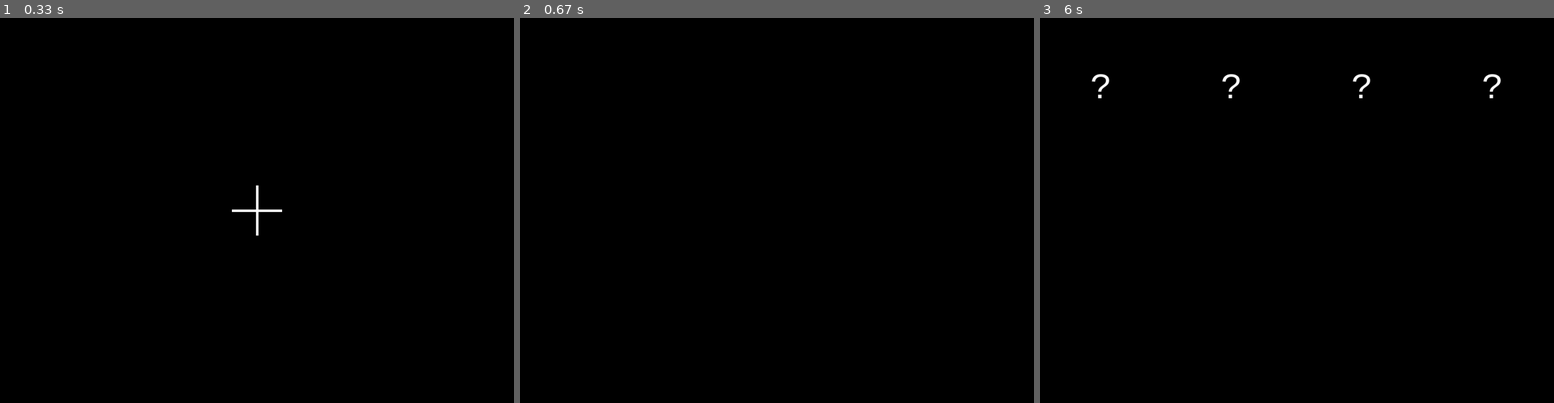
Above: before the commit, frames 1-3 (left to right).
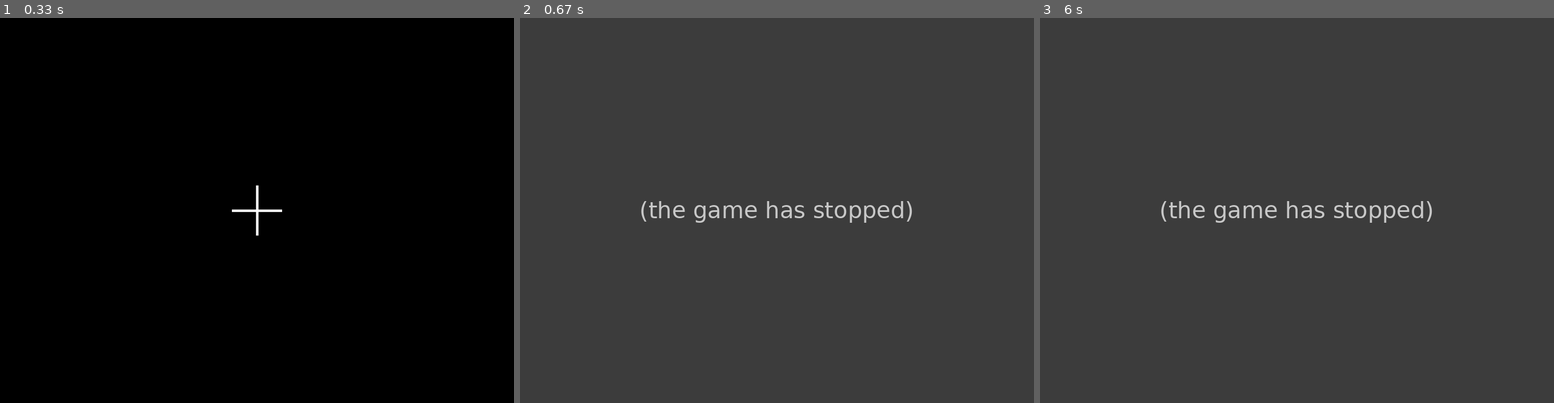
Above: after the commit, the same moments.

Repository: CognitiveComputingResearchGroup/sperling-exp
Game: pygame game, started from run.py
Two runs of this game, one before a commit and one after it. Both use one fixed random seed, a clock stepped at 60 frames per second and the inputs below.
Inputs:
- Up to frame 1 (0.33 s): no input
- Up to frame 2 (0.67 s): tap Esc at 0.33 s
- Up to frame 3 (6 s): hold Enter from 5.77 s (still down); hold Left from 5.77 s (still down)

Frame 1 is identical in both runs. In frame 2, 100% of the frame differs, in the area x 0-100%, y 0-100%; in frame 3, 100%.
After the commit the program exited at 0.35 s; later frames show no game.

Commit message:
Correct experimentation termination on QUIT/ESCAPE. Correct experiment1 duration overrides.

Diff:
--- a/experiments/__init__.py
+++ b/experiments/__init__.py
@@ -40,7 +40,7 @@
 
                 # Global termination events
                 if view.is_terminal_event(event):
-                    return elapsed_time
+                    raise InterruptedError('User terminated experiment')
 
                 # Item specific event processing
                 terminal_event = item.process_event(event)
--- a/experiments/experiment1/__init__.py
+++ b/experiments/experiment1/__init__.py
@@ -46,7 +46,8 @@
 
         self._trial_items[FIXATION] = experiments.TrialItem(
             renderer=experiments.view.SpriteRenderer(screen, crosshairs),
-            event_processor=experiments.view.WaitUntilKeyHandler(pygame.K_RETURN))
+            event_processor=experiments.view.WaitUntilKeyHandler(pygame.K_RETURN),
+            duration=self.durations[FIXATION])
 
         # 2 - pre-stimulus mask
         self._trial_items[POST_FIXATION_MASK] = experiments.TrialItem(
@@ -69,7 +70,7 @@
         # TODO:
 
         # 6 = response grid (advance on ENTER)
-        response_grid = [['?'] * 4, ]
+        response_grid = [['?'] * len(stimulus_grid[0]), ]
         response_renderer = experiments.view.GridRenderer(
             screen=screen, grid=response_grid, font=font, padding=experiments.datatypes.Dimensions(50, 50))
         response_event_processor = experiments.view.GridEventHandler(
--- a/run.py
+++ b/run.py
@@ -12,9 +12,11 @@
     screen=screen,
     font=font,
     stimulus_spec=experiments.GridSpec(n_rows=3, n_columns=4, charset_id=experiments.CHARSET_CONSONANTS),
-    duration_overrides={experiments.experiment1.FIXATION: 1000})
+    duration_overrides={})
 
 try:
     total_elapsed_time = experiment.run()
 except Exception as exc:
-    print('Unexpected exception: {}', exc)
+    print(exc)
+
+# TODO: Stats
